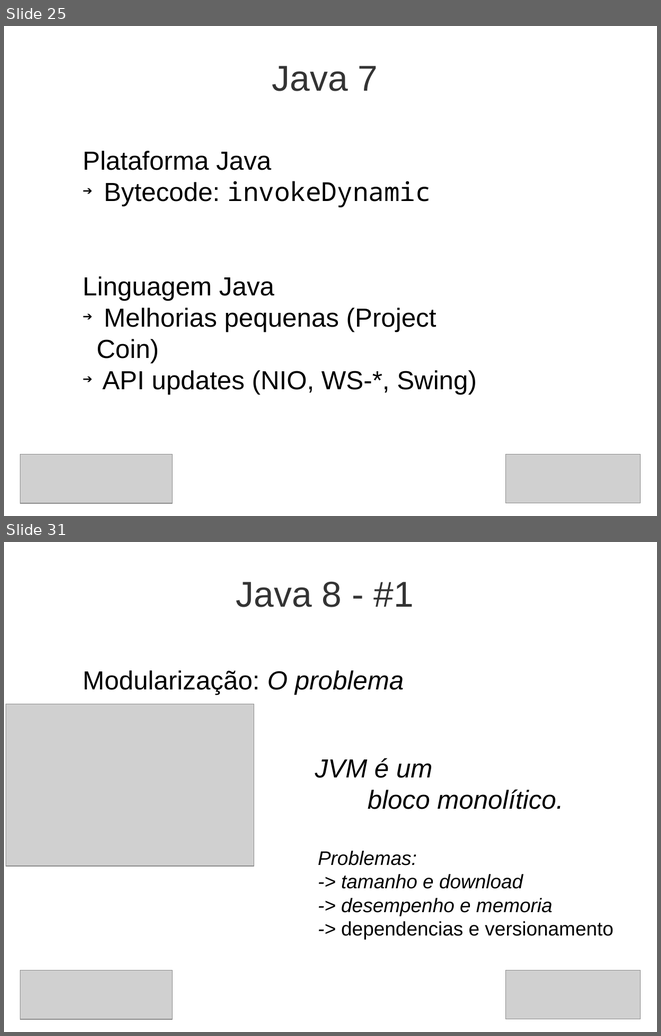
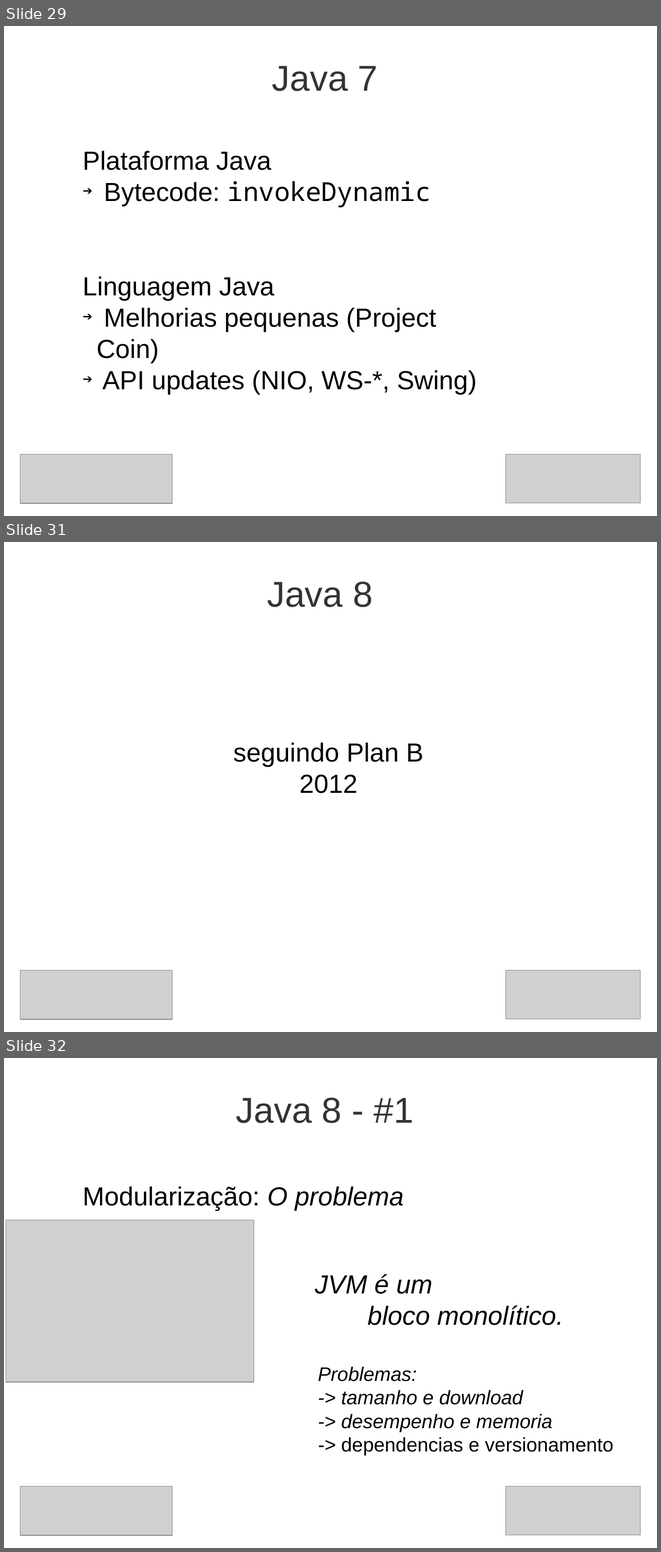
Before and after one commit to steppat/caelumday, a slide deck: caelumday2011.odp. Shown one above the other, each under a label of ours: slides 25 and 31 before the commit, slides 29, 31 and 32 after it; the slides between them are not shown. The pictures are 661x1036 and 661x1552 pixels, drawn with LibreOffice and Linux fonts; fonts in the diff are those of the drawing; grey boxes stand for pictures; background and template pictures are left out. Boxes give left, top, right and bottom in pixels: in the first picture for what was removed or moved away, otherwise in the second. Text is boxed around its words. In the diff, an @@ line names an element or a change of style, - is before the commit and + after.

```diff
--- a/caelumday2011.odp
+++ b/caelumday2011.odp
@@ slide 31 added at [4,542,657,1032], background picture (left out) @@
@@ title added at [267,581,373,607], 44 pt, text #333333 @@
+Java 8
@@ text added at [233,742,424,793], 32 pt, text #000000 @@
+seguindo Plan B
+2012
@@ picture added at [20,970,173,1019] @@
@@ picture added at [506,970,641,1018] @@
@@ what was slide 25 is now slide 29 @@
@@ what was slide 31 is now slide 32 @@
```
Also in this commit, not shown: 6 slides changed, 6 other slides added, 2 slides removed, 1 other file.
